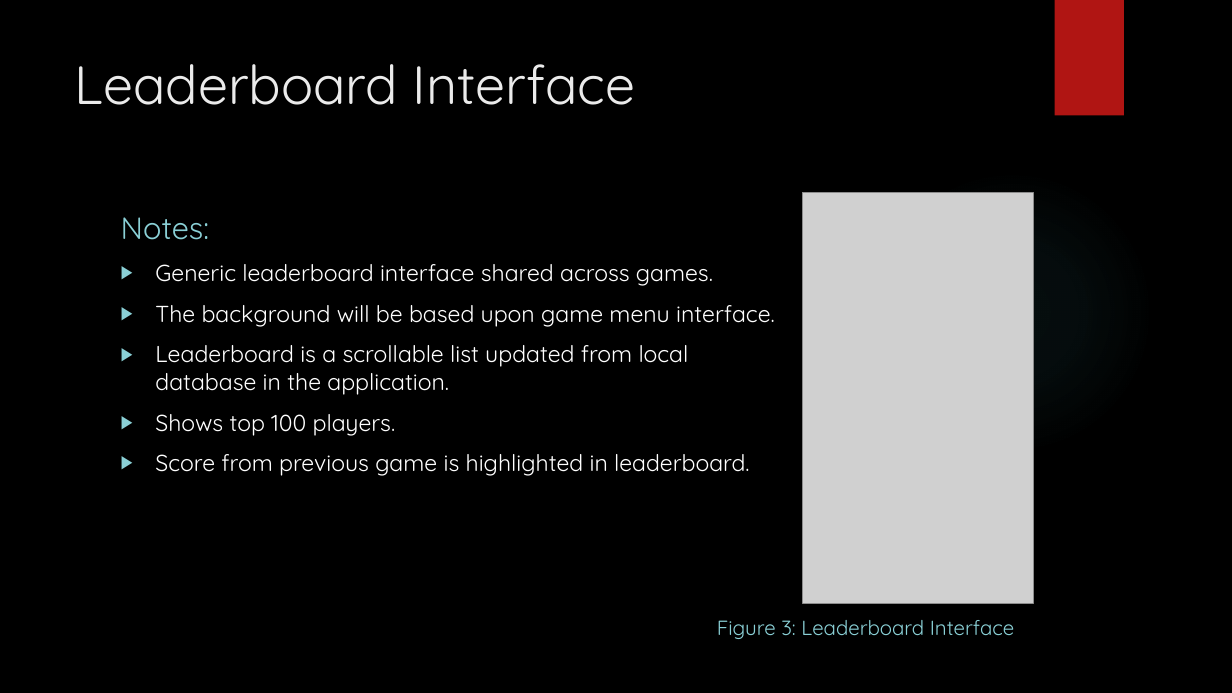
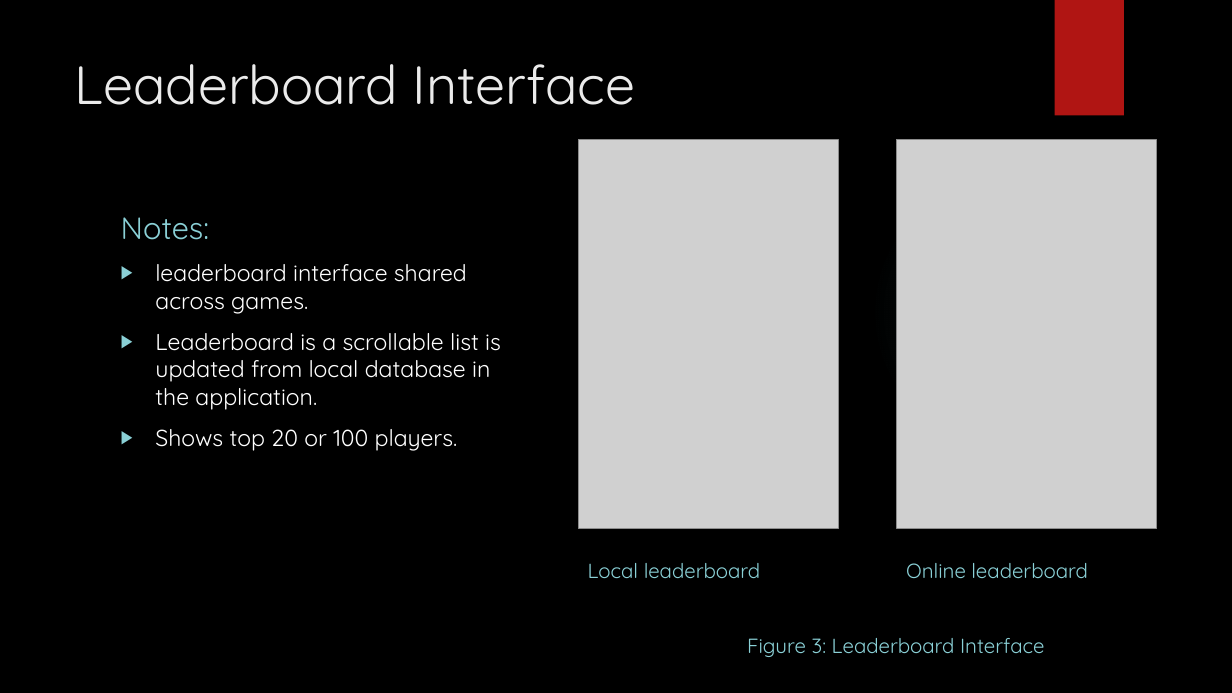
Before and after one commit to IgnitionOrk/SCaR_Arcade, a slide deck: slide 6 of SCaRArcade.pptx (slide 7 before the commit). Drawn at 1232x693 pixels with LibreOffice and Linux fonts; fonts in the diff are those of the drawing; grey boxes stand for pictures; background and template pictures are left out. Boxes give left, top, right and bottom in pixels: in the first picture for what was removed or moved away, otherwise in the second. Text is boxed around its words. In the diff, an @@ line names an element or a change of style, - is before the commit and + after.

```diff
--- a/SCaRArcade.pptx
+++ b/SCaRArcade.pptx
@@ picture added at (x1=579, y1=140, x2=839, y2=529) @@
@@ picture added at (x1=897, y1=140, x2=1158, y2=529) @@
@@ picture removed at (x1=802, y1=192, x2=1033, y2=604) @@
@@ text at (x1=155, y1=264, x2=501, y2=451): text changed @@
-▶ Generic leaderboard interface shared across games.
-▶ The background will be based upon game menu interface.
-▶ Leaderboard is a scrollable list updated from local database in the application.
-▶ Shows top 100 players.
-▶ Score from previous game is highlighted in leaderboard.
+▶ leaderboard interface shared across games.
+▶ Leaderboard is a scrollable list is updated from local database in the application.
+▶ Shows top 20 or 100 players.
@@ text added at (x1=588, y1=563, x2=760, y2=578), 16 pt, text #8AD0D6 @@
+Local leaderboard
@@ text added at (x1=906, y1=563, x2=1088, y2=578), 16 pt, text #8AD0D6 @@
+Online leaderboard
@@ text "Figure 3: Leaderboard Interface" moved from (x1=717, y1=620, x2=1015, y2=639) to (x1=747, y1=638, x2=1045, y2=657) @@
```
Also in this commit, not shown: 8 other slides changed, 3 slides added, 8 slides removed, 1 other file.
